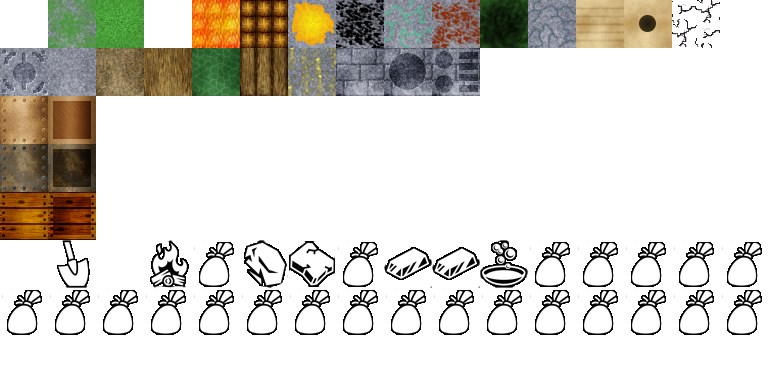
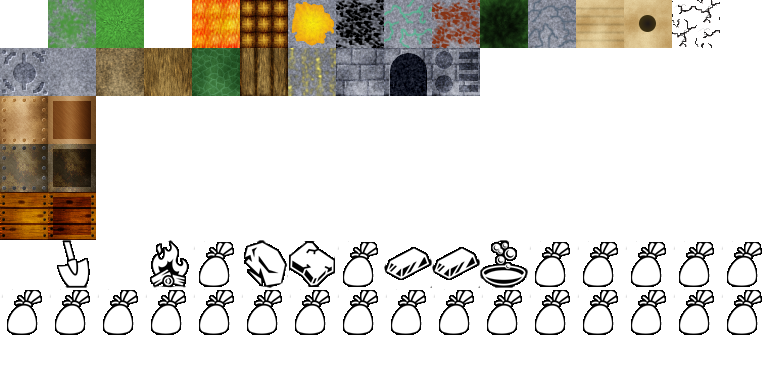
Comparing the layer stacks of the two (768, 384) images. Changes:
renamed "24 - furnace top" to "24 - furnace side", painted on it over left=389, top=53, right=427, bottom=96
